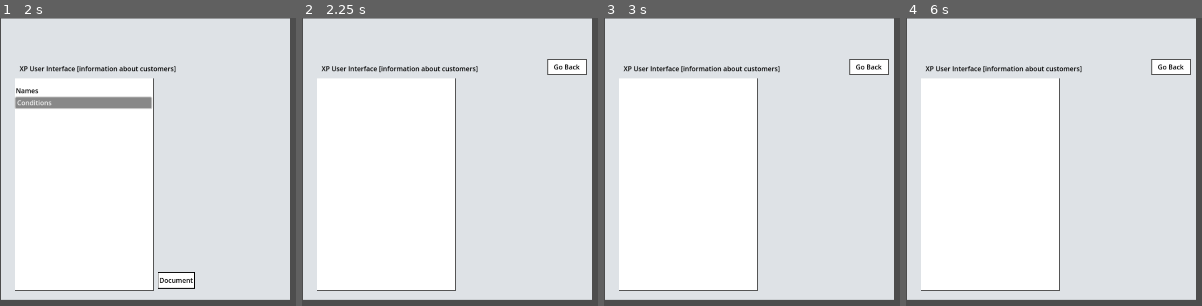
Above: before the commit, frames 1-4 (left to right).
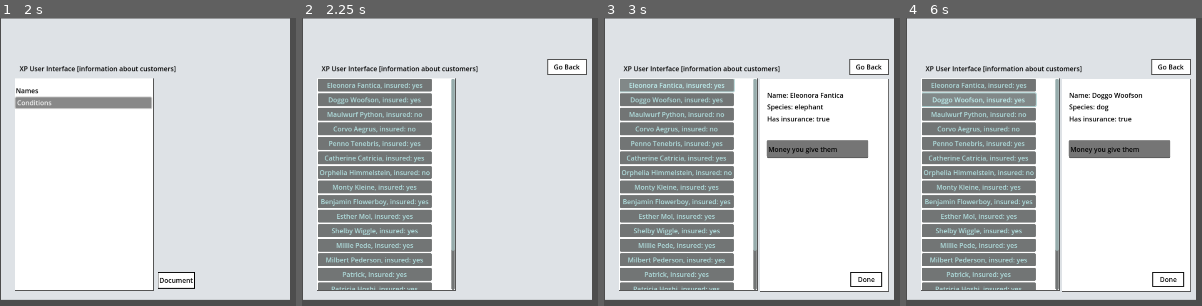
Above: after the commit, the same moments.

Repository: AgonGuri/vacation_please
Game: Godot game, scene res://scenes/pc_ui.tscn
The game is run twice, just before and just after one commit, with the same random seed, the same clock (stepped at 60 frames per second) and the same inputs.
Inputs (mouse positions are in pixels of both pictures, inside the frame that each line leads up to):
- Up to frame 1 (2 s): click "Document" at 0.5 s; click "Conditions" at 1.25 s
- Up to frame 2 (2.25 s): click "Names" at 2 s
- Up to frame 3 (3 s): click (678, 84) at 2.75 s, where only the run after the commit has a clickable "Eleonora Fantica, insured: yes"
- Up to frame 4 (6 s): click (1169, 280) at 3.5 s, where only the run after the commit has a clickable "Done"; click (988, 101) at 4.25 s, where only the run after the commit has a clickable "Conditions"; click (988, 90) at 5 s, where only the run after the commit has a clickable "Names"; click (980, 98) at 5.75 s, where only the run after the commit has a clickable "Doggo Woofson, insured: yes"

Frame 1 is identical in both runs. In frame 2, 27% of the frame differs, in the area x 5-52%, y 21-95%; in frame 3, 59%; in frame 4, 59%, in the area x 5-97%, y 21-96%.
Error before the commit: Parse Error: Function "next_customer" has the same name as a previously declared function. (res://scripts/global.gd:81)

Commit message:
deleted nex customer on global script

Diff:
--- a/scripts/global.gd
+++ b/scripts/global.gd
@@ -54,14 +54,6 @@
 		customer.price
 	])
 
-func next_customer():
-	if current_customer == last_customer:
-		end_game()
-	else:
-		current_customer += 1
-		#start_customer(current_customer)
-
-
 #func start_customer(customer):
 	#print(client_dict[customer].name)
 	##play animation and sound
